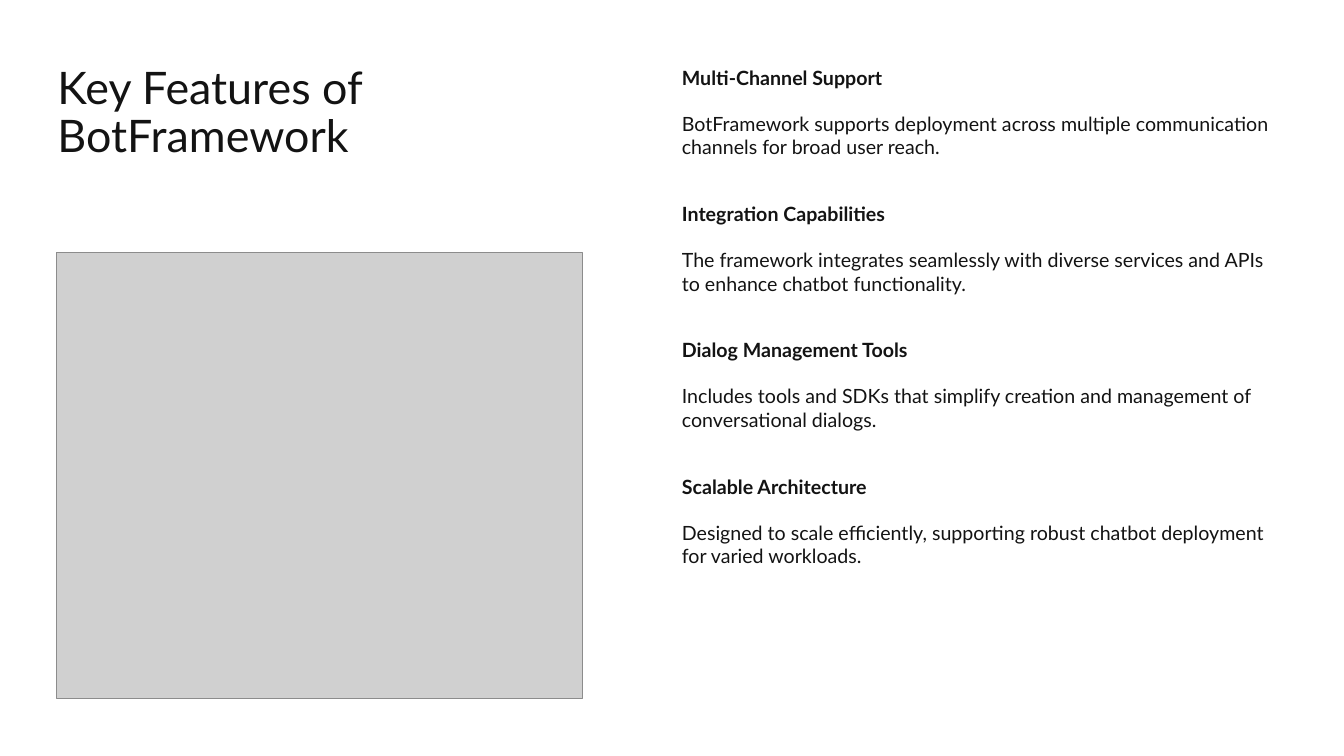
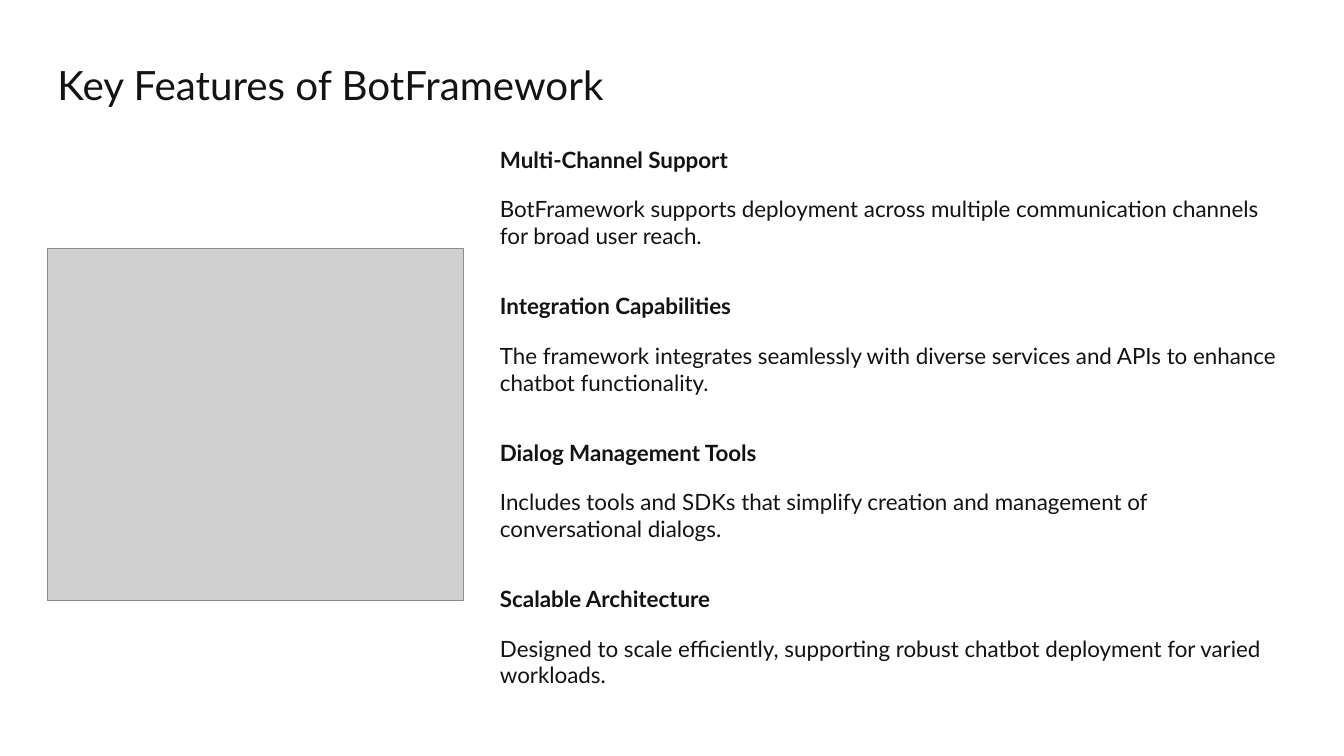
Before and after one commit to pajeeokoth/chatbot, a slide deck: slide 5 of P10_03_presentation.pptx (slide 7 before the commit). Drawn at 1344x756 pixels with LibreOffice and Linux fonts; fonts in the diff are those of the drawing; grey boxes stand for pictures. Boxes give left, top, right and bottom in pixels: in the first picture for what was removed or moved away, otherwise in the second. Text is boxed around its words. In the diff, an @@ line names an element or a change of style, - is before the commit and + after.

```diff
--- a/P10_03_presentation.pptx
+++ b/P10_03_presentation.pptx
@@ title "Key Features of BotFramework" at bbox=[57, 70, 604, 107]: size 32 to 28.8 pt @@
@@ text "Multi-Channel Support": place and size @@
-text "Multi-Channel Support" at bbox=[682, 70, 1268, 563]
+text "Multi-Channel Support" at bbox=[500, 151, 1276, 683]
@@ text "Multi-Channel Support" at bbox=[500, 151, 1276, 683]: size 14 to 16 pt @@
@@ picture: place and size @@
-picture at bbox=[56, 253, 583, 699]
+picture at bbox=[47, 249, 464, 601]
```
Also in this commit, not shown: 13 other slides changed, 4 slides removed, 2 other files.
